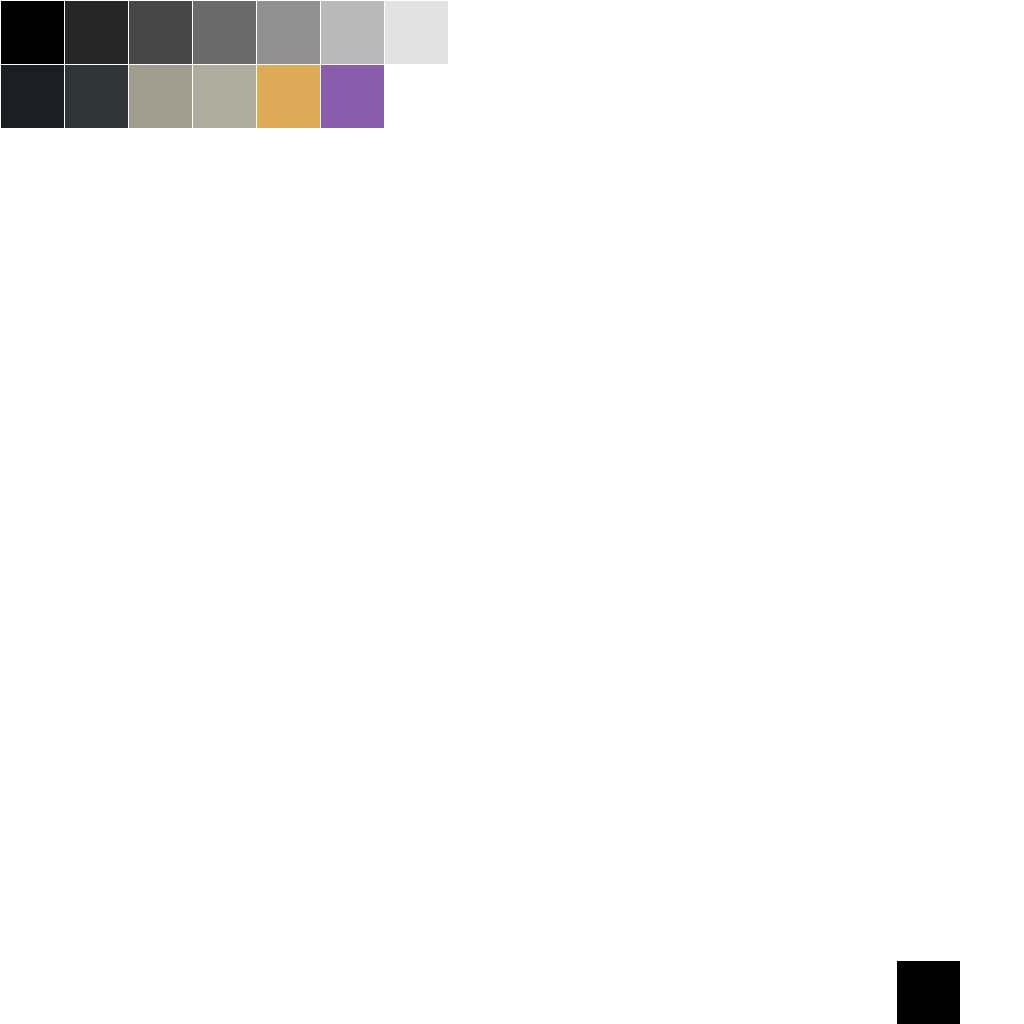
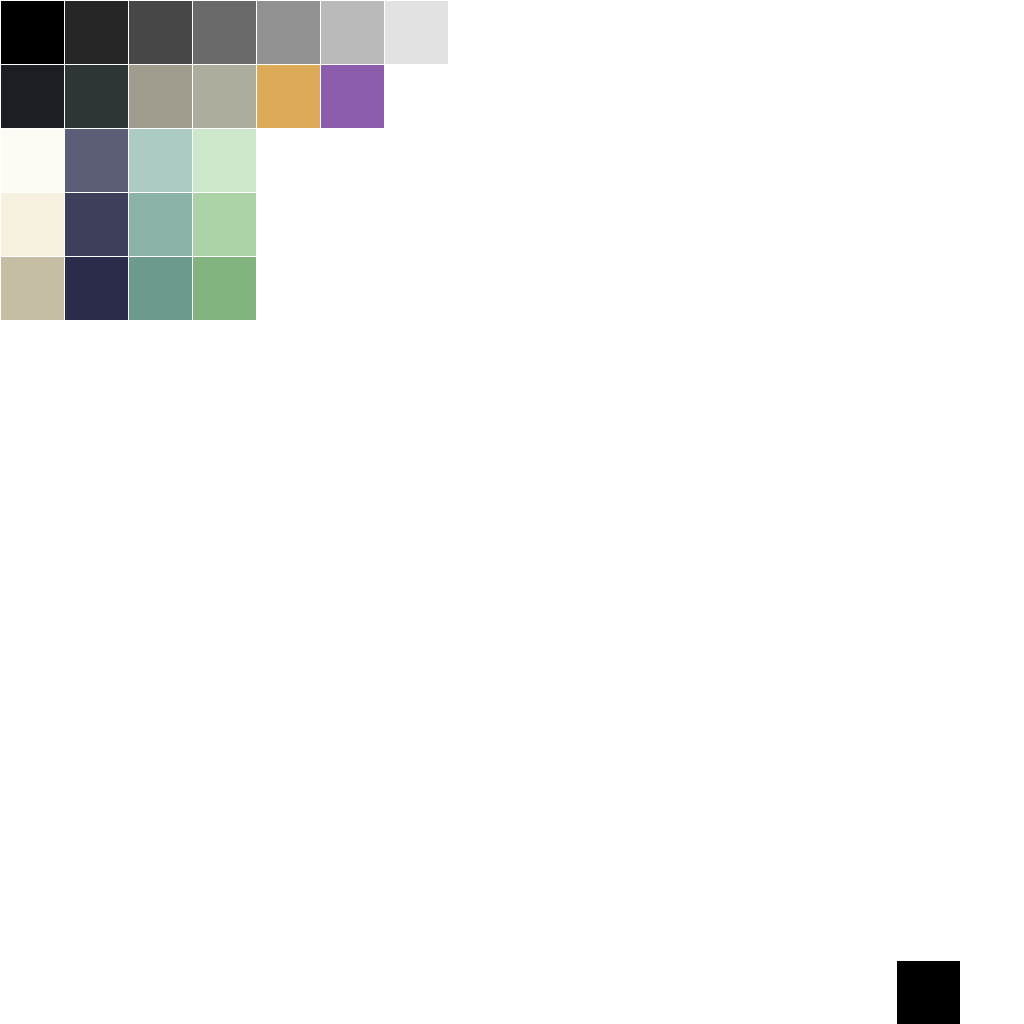
Comparing the layer stacks of the two 1024 x 1024 images. Changes:
painted on "Background" over [1, 129, 256, 320]
